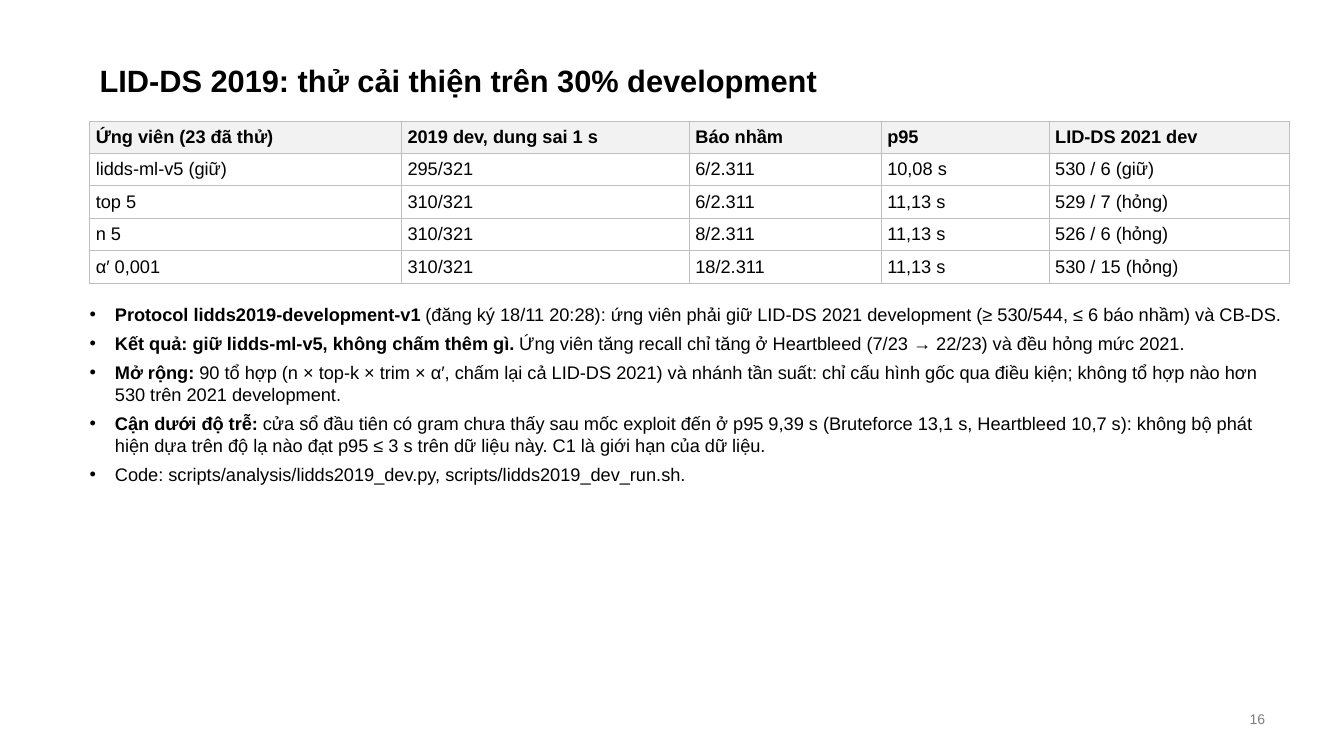
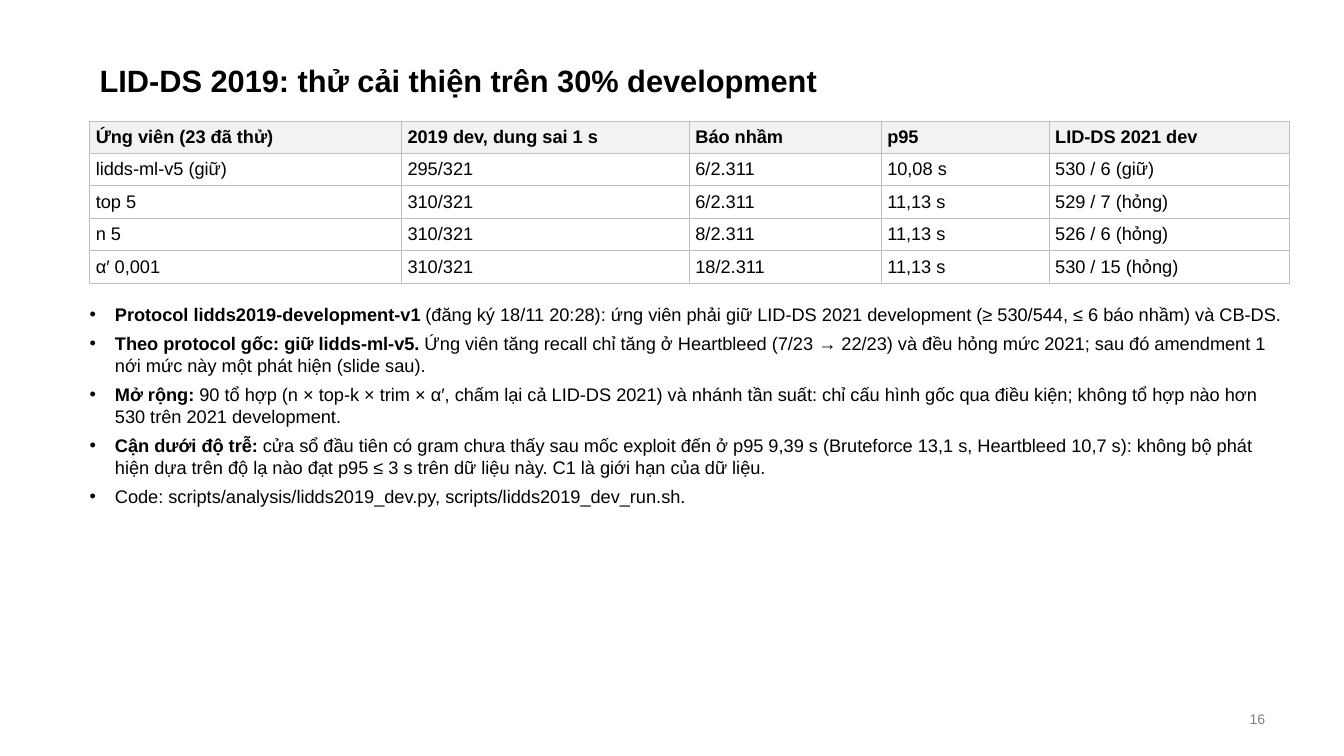
Before and after one commit to tndat-dev/eBPF-project, a slide deck: slide 16 of docs/Slide-runtime_security(20_11).pptx. Drawn at 1344x756 pixels with LibreOffice and Linux fonts; fonts in the diff are those of the drawing. Boxes give left, top, right and bottom in pixels: in the first picture for what was removed or moved away, otherwise in the second. Text is boxed around its words. In the diff, an @@ line names an element or a change of style, - is before the commit and + after.

Commit message:
Progress report (22 pages) and slides (24) 13/11-20/11 updated: lidds-ml-v5-t3 (amendment 1, with its disclosures), improvement-round-v1 D1-D18, the final live run (design, rehearsal, status 309/945 at 19/11 22:41), the new architecture figures, progress and questions; WORKLOG

```diff
--- a/docs/Slide-runtime_security(20_11).pptx
+++ b/docs/Slide-runtime_security(20_11).pptx
@@ text at [115,336,1265,376]: text changed @@
-• Kết quả: giữ lidds-ml-v5, không chấm thêm gì. Ứng viên tăng recall chỉ tăng ở Heartbleed (7/23 → 22/23) và đều hỏng mức 2021.
+• Theo protocol gốc: giữ lidds-ml-v5. Ứng viên tăng recall chỉ tăng ở Heartbleed (7/23 → 22/23) và đều hỏng mức 2021; sau đó amendment 1 nới mức này một phát hiện (slide sau).
```
Also in this commit, not shown: 8 other slides changed, 5 slides added, 1 slide removed, 5 other files.
